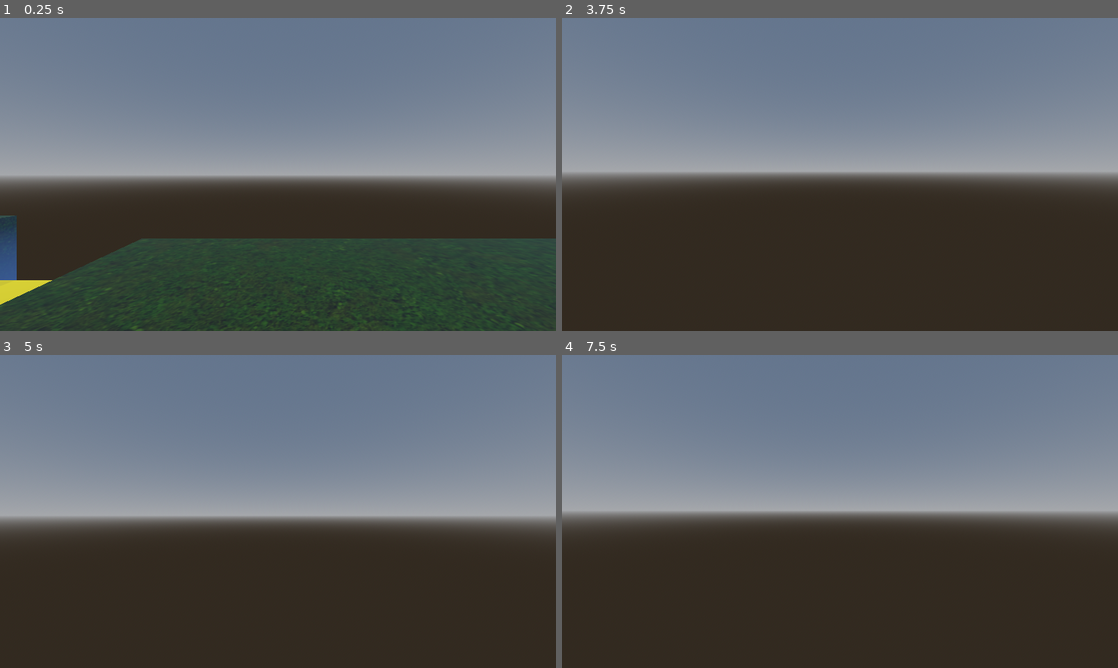
Above: before the commit, frames 1-4 (two rows, left to right).
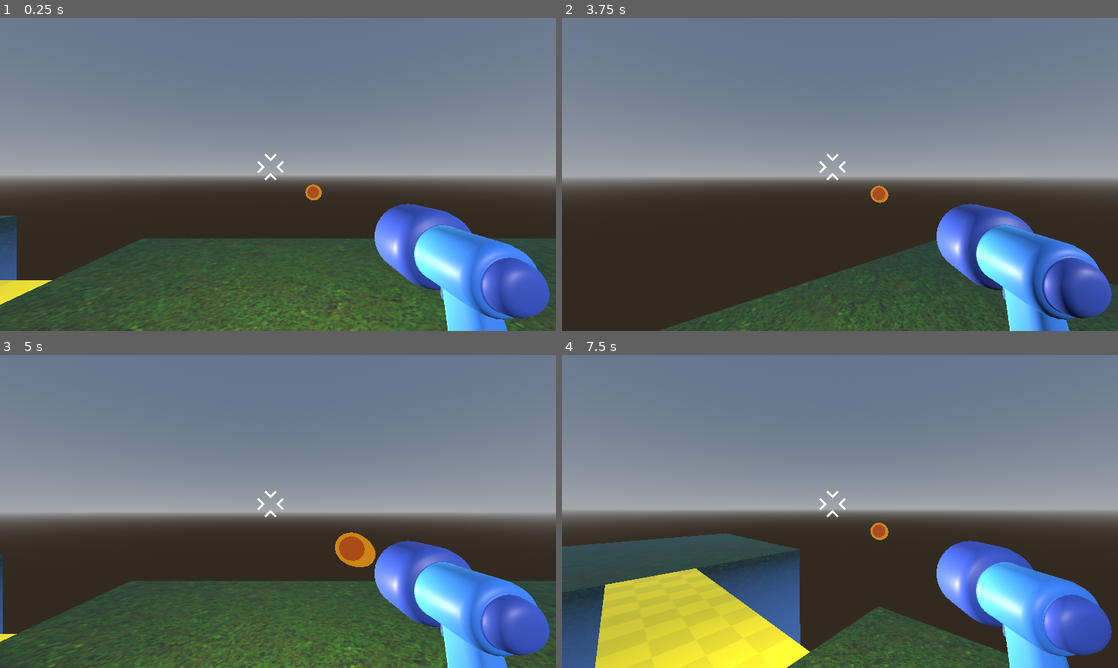
Above: after the commit, the same moments.

Repository: davidsullivanbfhs/FPS2026
Game: Godot game, scene res://Scenes/world.tscn
Two runs of this game, one before a commit and one after it. Both use one fixed random seed, a clock stepped at 60 frames per second and the inputs below.
Inputs (mouse positions are in pixels of both pictures, inside the frame that each line leads up to):
- Up to frame 1 (0.25 s): no input
- Up to frame 2 (3.75 s): tap Enter (ui_accept) at 0.5, 2 s; move the mouse to (867, 174) at 0.52 s; hold W (move_forward) from 0.53 s (still down); tap Space (jump) at 0.6, 0.77, 1.07, 1.35, 1.52, 1.82, 2.1, 2.85, 3.02, 3.32, 3.6 s; move the mouse to (812, 174) at 1.27 s; move the mouse to (851, 168) at 2.02 s; move the mouse to (834, 180) at 2.77 s; tap R (restart) at 3.5 s; move the mouse to (878, 177) at 3.52 s
- Up to frame 3 (5 s): keep holding W (move_forward); tap Space (jump) at 3.77, 4.07, 4.35, 4.52, 4.82 s; tap F (fullscreen) at 4.15 s; move the mouse to (233, 508) at 4.27 s; tap R (restart) at 4.9 s
- Up to frame 4 (7.5 s): move the mouse to (845, 511) at 5.02 s; tap Space (jump) at 5.1, 5.85, 6.02, 6.32, 6.6, 6.77, 7.07, 7.35 s; move the mouse to (817, 505) at 5.77 s; release W (move_forward) at 5.78 s; hold D (move_right) 5.78-6.53 s; tap Enter (ui_accept) at 6.5 s; move the mouse to (867, 511) at 6.52 s; hold W (move_forward) from 6.53 s (still down); tap R (restart) at 7.25 s; move the mouse to (812, 511) at 7.27 s

The runs differ from the first frame. In frame 1, 15% of the frame differs, in the area x 0-99%, y 43-100%; in frame 2, 21%; in frame 3, 30%, in the area x 0-100%, y 43-100%; in frame 4, 30%.

Commit message:
weapon and projectiles

Diff:
--- /dev/null
+++ b/Assets/Shaders/projectile.gdshader
@@ -0,0 +1,14 @@
+shader_type spatial;
+render_mode ambient_light_disabled, shadows_disabled, unshaded;
+
+uniform vec3 tail_color : source_color;
+uniform vec3 head_color : source_color;
+
+void vertex() {
+	float def = sin(UV.y * 2.0 * PI - TIME * 20.0) + 1.0 / 2.0;
+	VERTEX.xz += NORMAL.xz * def * 0.05 * UV.y * COLOR.x;
+}
+
+void fragment() {
+	ALBEDO = mix(head_color, tail_color, COLOR.x);
+}
--- a/Scenes/player.tscn
+++ b/Scenes/player.tscn
@@ -1,6 +1,9 @@
-[gd_scene load_steps=3 format=3 uid="uid://b1awsk6vk15sx"]
+[gd_scene load_steps=6 format=3 uid="uid://b1awsk6vk15sx"]
 
 [ext_resource type="Script" path="res://Scripts/player.gd" id="1_o8as2"]
+[ext_resource type="PackedScene" uid="uid://05lkv55tfgjw" path="res://Assets/Models/gun_model.glb" id="2_sm74q"]
+[ext_resource type="PackedScene" uid="uid://rqf2cn7yxexa" path="res://Scenes/projectile.tscn" id="3_7iljp"]
+[ext_resource type="Texture2D" uid="uid://brqc5p3w3e8aa" path="res://Assets/Textures/reticle.png" id="3_u7538"]
 
 [sub_resource type="CapsuleShape3D" id="CapsuleShape3D_da63s"]
 
@@ -16,6 +19,21 @@
 transform = Transform3D(1, 0, 0, 0, 1, 0, 0, 0, 1, 0, 1.4, 0)
 cull_mask = 524287
 
+[node name="WeaponPlace" type="Node3D" parent="Camera3D"]
+transform = Transform3D(1, 0, 0, 0, 1, 0, 0, 0, 1, 0.6, -0.3, -0.7)
+
+[node name="gun_model" parent="Camera3D/WeaponPlace" instance=ExtResource("2_sm74q")]
+transform = Transform3D(-0.5, 0, -4.37114e-08, 0, 0.5, 0, 4.37114e-08, 0, -0.5, 0, 0, 0)
+
+[node name="ProjectileSpawnPoint" type="Marker3D" parent="Camera3D/WeaponPlace/gun_model"]
+transform = Transform3D(1, 0, 0, 0, 1, 0, 0, 0, 1, 0, 0, 0.6)
+
+[node name="Projectile" parent="Camera3D/WeaponPlace/gun_model/ProjectileSpawnPoint" instance=ExtResource("3_7iljp")]
+
+[node name="MuzzleLight" type="OmniLight3D" parent="Camera3D/WeaponPlace/gun_model"]
+transform = Transform3D(2, 0, 0, 0, 2, 0, 0, 0, 2, 0, 0, 0.6)
+light_color = Color(1, 1, 0, 1)
+
 [node name="body" type="CSGBox3D" parent="."]
 transform = Transform3D(1, 0, 0, 0, 1, 0, 0, 0, 1, 0, 1, 0)
 layers = 524288
@@ -25,3 +43,23 @@
 transform = Transform3D(1, 0, 0, 0, 1, 0, 0, 0, 1, 0, 0.4, -0.4)
 layers = 524288
 size = Vector3(0.2, 0.2, 1)
+
+[node name="PlayerHeadlamp" type="OmniLight3D" parent="."]
+transform = Transform3D(1, 0, 0, 0, 1, 0, 0, 0, 1, 0, 1, -1)
+light_color = Color(0.989833, 0.954704, 0.916436, 1)
+light_energy = 2.0
+
+[node name="TextureRect_aim" type="TextureRect" parent="."]
+anchors_preset = 8
+anchor_left = 0.5
+anchor_top = 0.5
+anchor_right = 0.5
+anchor_bottom = 0.5
+offset_left = -77.0
+offset_top = -77.0
+offset_right = 23.0
+offset_bottom = 23.0
+grow_horizontal = 2
+grow_vertical = 2
+texture = ExtResource("3_u7538")
+expand_mode = 1
--- /dev/null
+++ b/Scenes/projectile.tscn
@@ -0,0 +1,16 @@
+[gd_scene load_steps=4 format=3 uid="uid://rqf2cn7yxexa"]
+
+[ext_resource type="PackedScene" uid="uid://d3yirimles0gf" path="res://Scenes/projectile_model_inherited.tscn" id="1_88fb6"]
+[ext_resource type="Script" path="res://Scripts/projectile.gd" id="1_gv1i5"]
+
+[sub_resource type="SphereShape3D" id="SphereShape3D_egqfn"]
+radius = 0.3
+
+[node name="Projectile" type="Area3D"]
+script = ExtResource("1_gv1i5")
+
+[node name="CollisionShape3D" type="CollisionShape3D" parent="."]
+shape = SubResource("SphereShape3D_egqfn")
+
+[node name="projectile_model" parent="." instance=ExtResource("1_88fb6")]
+transform = Transform3D(-1, 0, -8.74228e-08, 0, 1, 0, 8.74228e-08, 0, -1, 0, 0, 0)
--- /dev/null
+++ b/Scenes/projectile_model_inherited.tscn
@@ -0,0 +1,16 @@
+[gd_scene load_steps=4 format=3 uid="uid://d3yirimles0gf"]
+
+[ext_resource type="PackedScene" uid="uid://drurk61jf0h4e" path="res://Assets/Models/projectile_model.glb" id="1_qesee"]
+[ext_resource type="Shader" path="res://Assets/Shaders/projectile.gdshader" id="2_7sshv"]
+
+[sub_resource type="ShaderMaterial" id="ShaderMaterial_77cko"]
+render_priority = 0
+shader = ExtResource("2_7sshv")
+shader_parameter/tail_color = Color(0.81, 0.51894, 0.0162, 1)
+shader_parameter/head_color = Color(0.67, 0.2948, 0.0268, 1)
+
+[node name="projectile_model" instance=ExtResource("1_qesee")]
+
+[node name="Projectile" parent="." index="0"]
+transform = Transform3D(-1.56324e-14, -4.37114e-08, 1, -1, 3.57628e-07, 0, -3.57628e-07, -1, -4.37114e-08, 0, 0, 0)
+material_override = SubResource("ShaderMaterial_77cko")
--- a/Scenes/world.tscn
+++ b/Scenes/world.tscn
@@ -79,6 +79,7 @@
 material = SubResource("StandardMaterial3D_xhoqm")
 
 [node name="Player" parent="." instance=ExtResource("1_4ultx")]
+max_jumps = 1
 
 [node name="DirectionalLight3D" type="DirectionalLight3D" parent="."]
 transform = Transform3D(0.918559, -0.353553, 0.176777, 0.25, 0.866025, 0.433013, -0.306186, -0.353554, 0.883883, 0, 4, 0)
--- a/Scripts/player.gd
+++ b/Scripts/player.gd
@@ -8,6 +8,9 @@
 @export var gravity:float = 20
 @export var max_jumps:int = 2
 var jumps: int = 0
+
+#shooting
+
 
 func _ready() -> void:
 	#capture the mouse
@@ -22,6 +25,19 @@
 		%Camera3D.rotation_degrees.x -= event.screen_relative.y * 0.2
 		%Camera3D.rotation_degrees.x = clamp(%Camera3D.rotation_degrees.x, -80.0, 80.0)
 
+
+func _process(delta: float) -> void:
+	if Input.is_action_just_pressed("quit"):
+		get_tree().quit()
+	if Input.is_action_just_pressed("restart"):
+		get_tree().reload_current_scene()
+	if Input.is_action_just_pressed("fullscreen"):
+		#bool true or false
+		var fs = DisplayServer.window_get_mode() == DisplayServer.WINDOW_MODE_FULLSCREEN
+		if fs:
+			DisplayServer.window_set_mode(DisplayServer.WINDOW_MODE_WINDOWED)
+		else:
+			DisplayServer.window_set_mode(DisplayServer.WINDOW_MODE_FULLSCREEN)
 
 func _physics_process(delta: float) -> void:
 	const SPEED = 5.5 # meters per second
@@ -42,13 +58,16 @@
 	if Input.is_action_just_pressed("jump") and jumps < max_jumps:#is_on_floor():
 		velocity.y = 10.0
 		# add to jumps
-		print(jumps)
+		print("start = ", jumps)
 		jumps += 1
+		print("end = ", jumps)
+		# jumps is being zeroed out after the first time it is triggered
 
 	elif Input.is_action_just_released("jump") and velocity.y > 0.0:
 		velocity.y = 0.0
 
 	if is_on_floor():
+		print("zero jumps")
 		jumps = 0
 
 	move_and_slide()
--- /dev/null
+++ b/Scripts/projectile.gd
@@ -0,0 +1,15 @@
+extends Area3D
+
+# expose use @export var
+const SPEED = 20.0
+const RANGE = 40.0
+
+var travelled_distance = 0.0
+
+func _physics_process(delta: float) -> void:
+	position += transform.basis.z * SPEED * delta
+
+	travelled_distance += SPEED * delta
+
+	if travelled_distance > RANGE:
+		queue_free()
Binary file added: Assets/Models/gun_model.glb
Not shown, added: Assets/Models/gun_model.glb.import
Binary file added: Assets/Models/gun_model_gun_palette.png
Not shown, added: Assets/Models/gun_model_gun_palette.png.import
Binary file added: Assets/Models/projectile_model.glb
Not shown, added: Assets/Models/projectile_model.glb.import
Not shown, added: Assets/Sounds/gun_shoot.wav.import
Binary file added: Assets/Textures/reticle.png
Not shown, added: Assets/Textures/reticle.png.import
Not shown, added: Assets/Sounds/gun_shoot.wav
